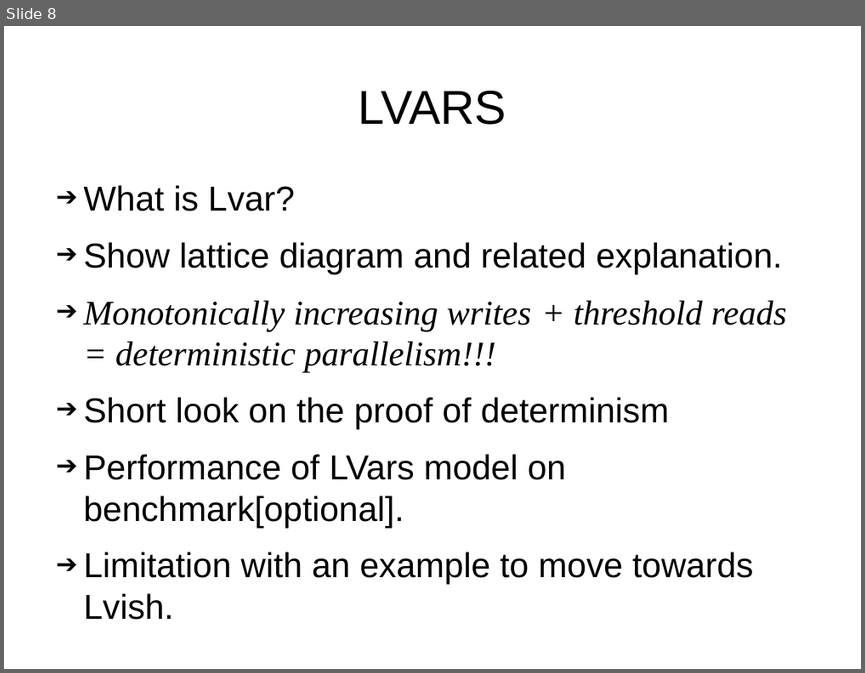
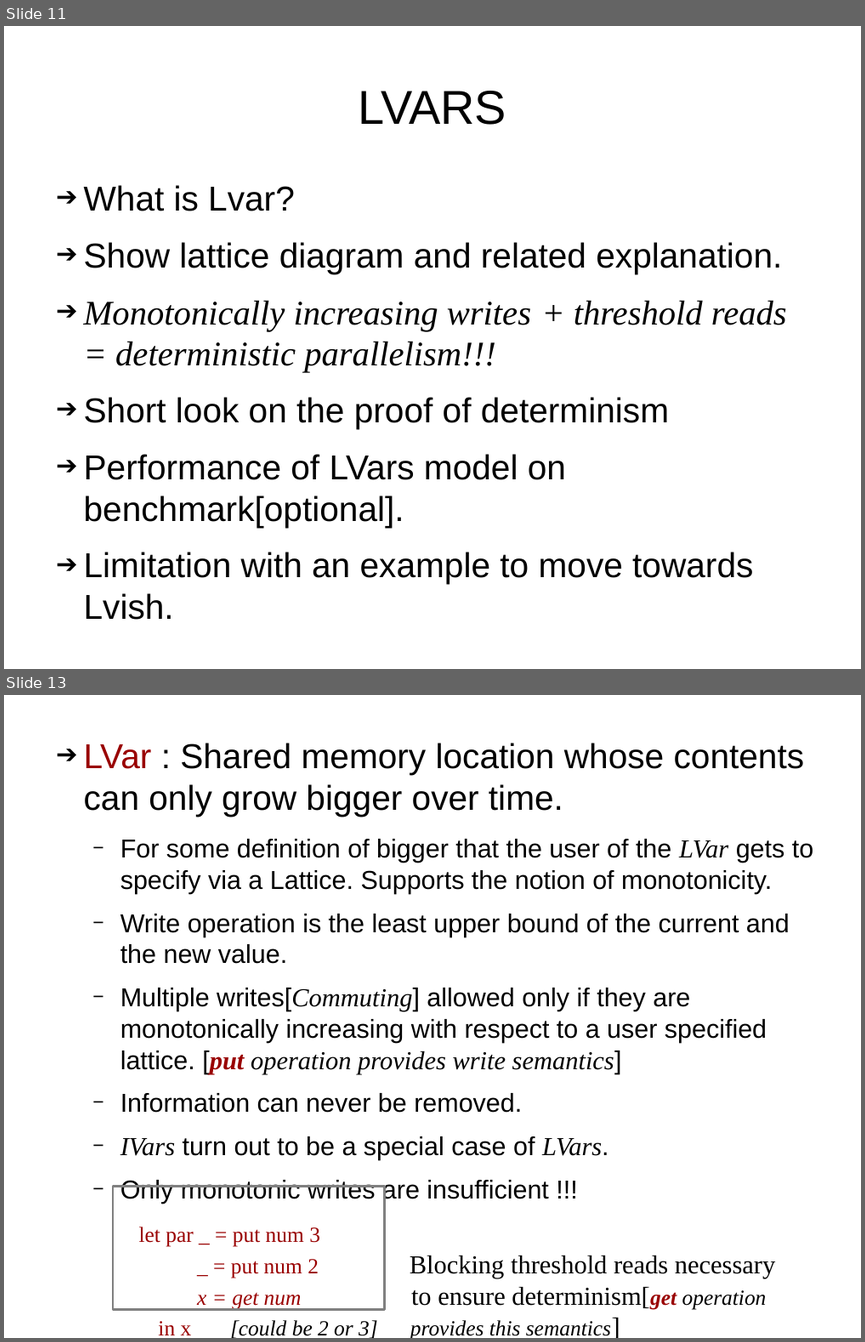
Before and after one commit to sentinel88/Personal, a slide deck: Talk.odp. Shown one above the other, each under a label of ours: slide 8 before the commit, slides 11 and 13 after it; the slides between them are not shown. The pictures are 865x673 and 865x1342 pixels, drawn with LibreOffice and Linux fonts; fonts in the diff are those of the drawing. Boxes give left, top, right and bottom in pixels: in the first picture for what was removed or moved away, otherwise in the second. Text is boxed around its words. In the diff, an @@ line names an element or a change of style, - is before the commit and + after.

```diff
--- a/Talk.odp
+++ b/Talk.odp
@@ slide 13 added at box(4, 695, 861, 1338), background #FFFFFF @@
@@ text added at box(84, 743, 813, 1309), 24 pt, text #000000 @@
+➔ LVar : Shared memory location whose contents can only grow bigger over time.
+  − For some definition of bigger that the user of the LVar gets to specify via a Lattice. Supports the notion of monotonicity.
+  − Write operation is the least upper bound of the current and the new value.
+  − Multiple writes[Commuting] allowed only if they are monotonically increasing with respect to a user specified lattice. [put operation provides write semantics]
+  − Information can never be removed.
+  − IVars turn out to be a special case of LVars.
+  − Only monotonic writes are insufficient !!!
+let par _ = put num 3
+_ = put num 2 Blocking threshold reads necessary
+x = get num to ensure determinism[get operation
+in x [could be 2 or 3] provides this semantics]
@@ rectangle added at box(113, 1186, 385, 1310), outline #808080 2.3 pt @@
@@ what was slide 8 is now slide 11 @@
```
Also in this commit, not shown: 5 slides changed, 15 other slides added, 4 slides removed, 1 other file.
